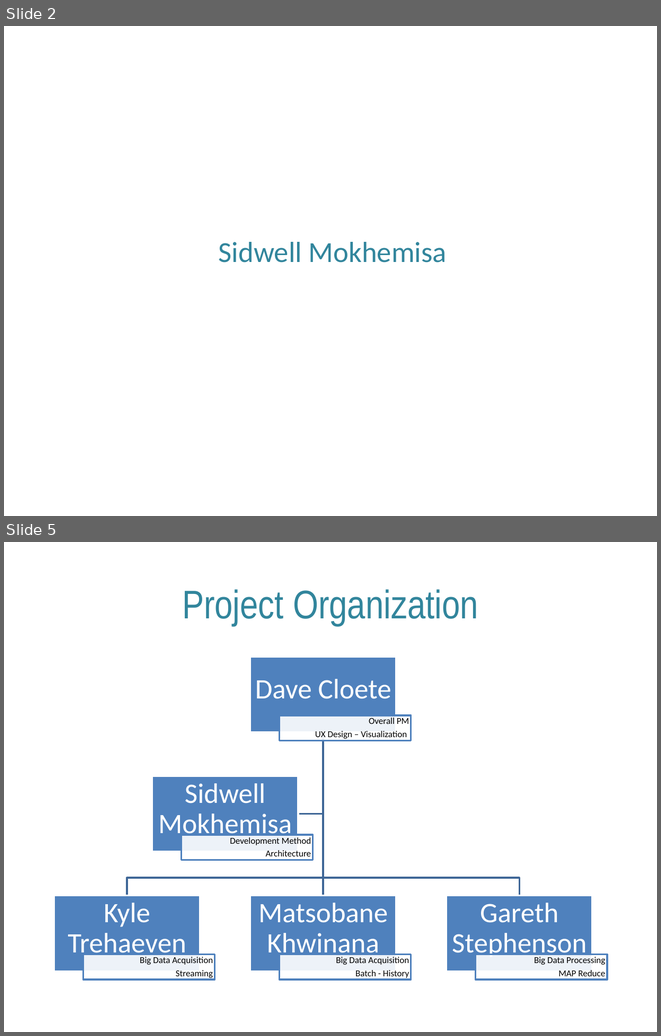
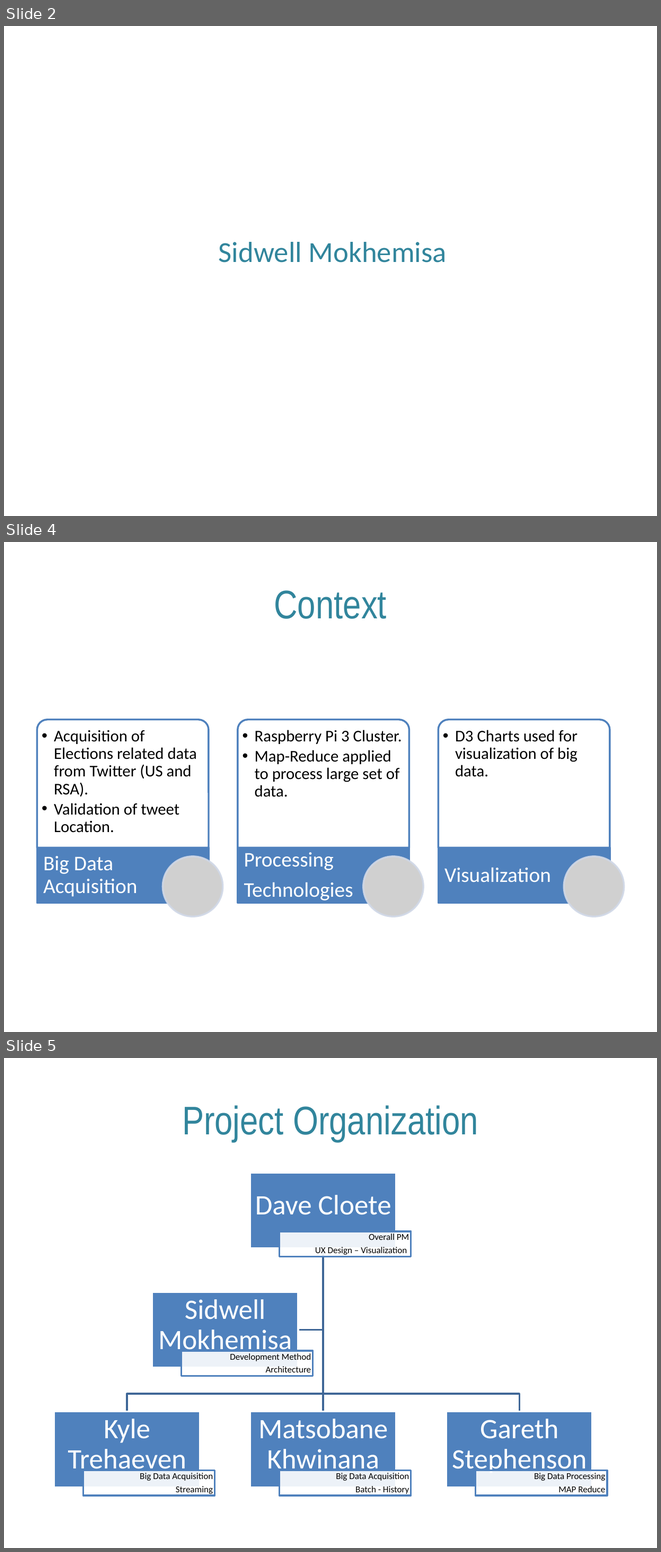
Before and after one commit to garethstephenson/ELEN7046_Group2_2016, a slide deck: documentation/ELEN7046 Group 2 - Group Presention.pptx. Shown one above the other, each under a label of ours: slides 2 and 5 before the commit, slides 2, 4 and 5 after it; the slides between them are not shown. The pictures are 661x1036 and 661x1552 pixels, drawn with LibreOffice and Linux fonts; fonts in the diff are those of the drawing; grey boxes stand for pictures; background and template pictures are left out. Boxes give left, top, right and bottom in pixels: in the first picture for what was removed or moved away, otherwise in the second. Text is boxed around its words. In the diff, an @@ line names an element or a change of style, - is before the commit and + after.

```diff
--- a/documentation/ELEN7046 Group 2 - Group Presention.pptx
+++ b/documentation/ELEN7046 Group 2 - Group Presention.pptx
@@ slide 4 added at (4,542,657,1032), background #FFFFFF @@
@@ title added at (274,590,387,619), 44 pt, text #31859C @@
+Context
@@ group added at (37,720,624,916): 6 texts, 3 round same rects, 3 rectangles, 3 pictures @@
+  •• Acquisition of Elections related data from Twitter (US and RSA).
+  •• Validation of tweet Location.
+Big Data Acquisition
+  •• Raspberry Pi 3 Cluster.
+  •• Map-Reduce applied to process large set of data.
+Processing
+Technologies
+  •• D3 Charts used for visualization of big data.
+Visualization
```
Also in this commit, not shown: 7 slides changed, 1 slide removed, 6 other files.
